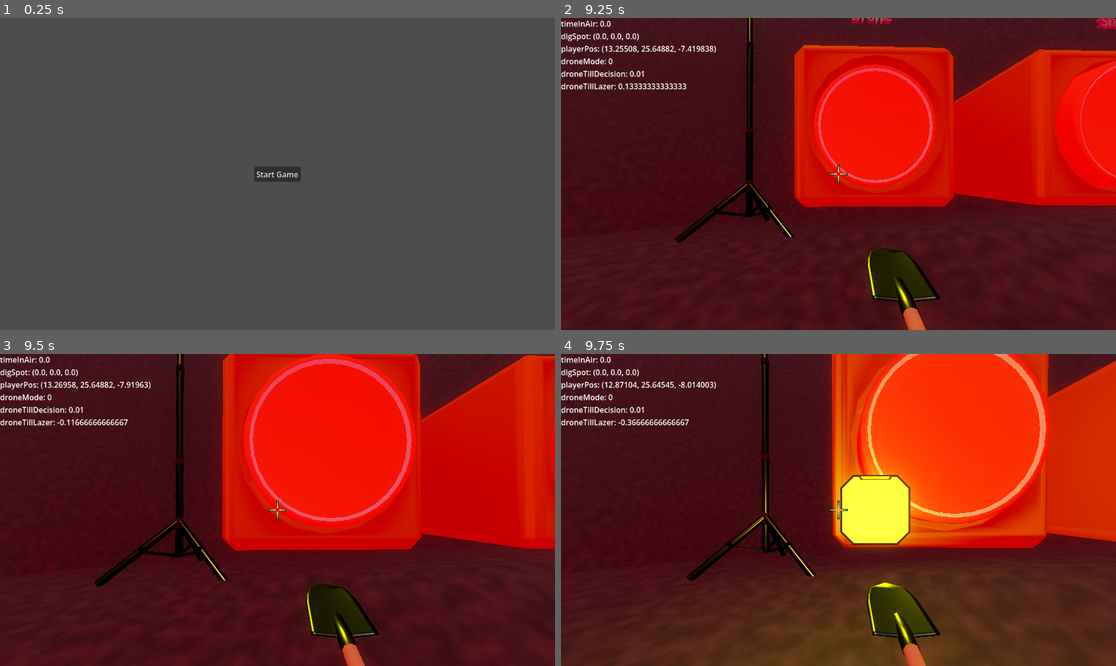
Above: before the commit, frames 1-4 (two rows, left to right).
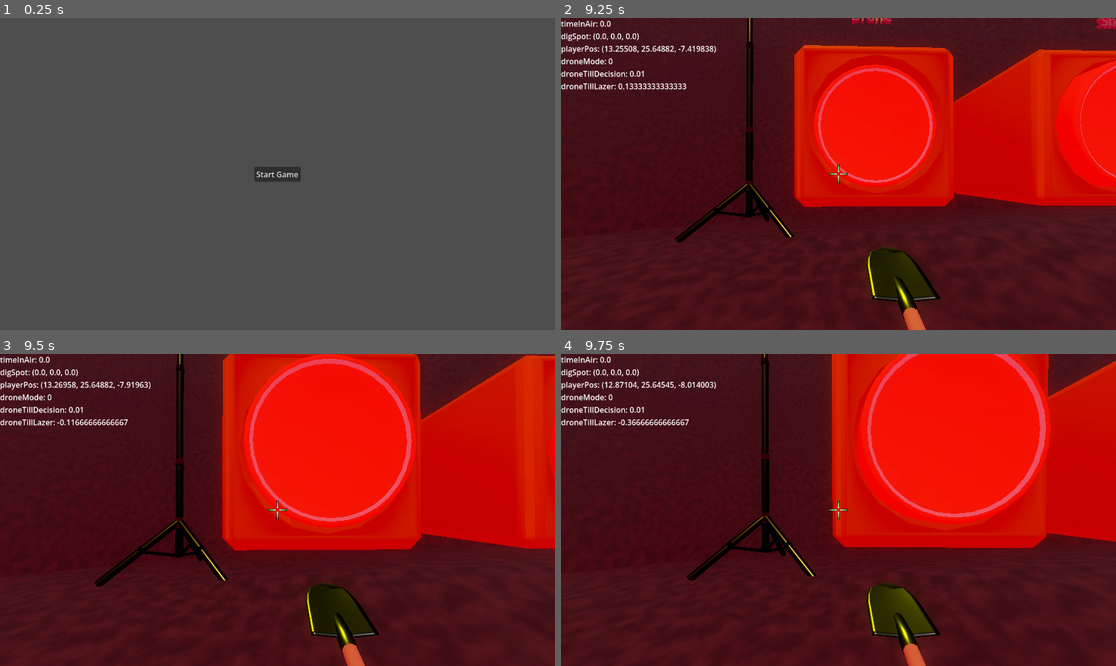
Above: after the commit, the same moments.

Repository: adamgiles1/digging-game
Game: Godot game, scene res://MainMenu.tscn
Same seed, same stepped clock (60 frames per second), same inputs: the game is played once before the commit and once after it.
Inputs (mouse positions are in pixels of both pictures, inside the frame that each line leads up to):
- Up to frame 1 (0.25 s): no input
- Up to frame 2 (9.25 s): click "Start Game" at 0.5 s; tap Enter (ui_accept) at 1.25, 2.3, 2.85, 4.55, 5.1, 6.8, 8.1, 9.05 s; move the mouse to (866, 174) at 1.27 s; hold W (forward) 1.28-6.53 s; click (866, 174) at 1.35 s; tap Space (jump) at 1.52, 2.27, 3.77, 4.52, 5.27, 6.77, 7.52, 8.27 s; right-click (866, 174) at 1.55 s; move the mouse to (810, 174) at 2.02 s; right-click (810, 174) at 2.1 s; move the mouse to (849, 167) at 2.77 s; click (849, 167) at 3.05 s; move the mouse to (832, 180) at 3.52 s; click (832, 180) at 3.6 s; right-click (832, 180) at 3.8 s; move the mouse to (877, 177) at 4.27 s; right-click (877, 177) at 4.35 s; move the mouse to (794, 170) at 5.02 s; click (794, 170) at 5.3 s; move the mouse to (844, 174) at 5.77 s; hold Shift 5.78-6.53 s; right-click (844, 174) at 6.05 s; move the mouse to (816, 167) at 6.52 s; hold D (right) 6.53-7.28 s; click (816, 167) at 6.6 s; move the mouse to (866, 174) at 7.27 s; hold W (forward) from 7.28 s (still down); right-click (866, 174) at 7.35 s; click (866, 174) at 7.55 s; move the mouse to (810, 174) at 8.02 s; right-click (810, 174) at 8.3 s; move the mouse to (849, 167) at 8.77 s; click (849, 167) at 8.85 s
- Up to frame 3 (9.5 s): keep holding W (forward)
- Up to frame 4 (9.75 s): move the mouse to (832, 516) at 9.52 s; release W (forward) at 9.53 s; hold A (left) from 9.53 s (still down); right-click (832, 516) at 9.6 s

Frames 1-3 are identical in both runs. In frame 4, 40% of the frame differs, in the area x 18-100%, y 0-100%.

Commit message:
Minecart improvements

Diff:
--- a/Game.tscn
+++ b/Game.tscn
@@ -109,6 +109,6 @@
 omni_range = 20.0
 
 [node name="Minecart" parent="." unique_id=497628601 instance=ExtResource("6_r0x5m")]
-transform = Transform3D(-4.371139e-08, 0, 1, 0, 1, 0, -1, 0, -4.371139e-08, 6.259908, 26.174631, 39.02667)
+transform = Transform3D(-2.1855694e-08, 0, 0.5, 0, 0.5, 0, -0.5, 0, -2.1855694e-08, 6.259908, 25.603157, 39.02667)
 
 [editable path="cave"]
--- a/GameManager.gd
+++ b/GameManager.gd
@@ -14,6 +14,8 @@
 var voxel_ground: MarchingCubes
 
 var shovel_size: float = .3
+
+var player_money: int = 0
 
 # Called when the node enters the scene tree for the first time.
 func _ready() -> void:
@@ -73,8 +75,7 @@
 	var light: Node3D = preload("res://items/lighting/PlaceableLight.tscn").instantiate()
 	add_child(light)
 	light.global_position = pos
-	var look_at := pos + normal
-	light.look_at(look_at)
+	light.look_at(pos + normal)
 
 func get_random_coordinate_of_dirt() -> Vector2:
 	return Vector2(randf_range(dirt_x_neg_edge, dirt_x_pos_edge), randf_range(dirt_z_neg_edge, dirt_z_pos_edge))
@@ -87,17 +88,14 @@
 	return thrown
 
 func get_rocks_by_sphere(pos: Vector3, radius: float) -> Array[Rock]:
-	print("checking with radius: ", radius)
 	var query := PhysicsShapeQueryParameters3D.new()
 	query.transform = Transform3D(Basis(), pos)
-	print("query location: ", query.transform)
 	query.collision_mask = 4
 	query.shape = SphereShape3D.new()
 	query.shape.radius = radius - .1
 
 	var rocks = get_world_3d().direct_space_state.intersect_shape(query, 100)
 
-	print("found ", len(rocks), " rocks")
 	if len(rocks) > 0:
 		print(rocks[0])
 
@@ -117,3 +115,7 @@
 		Signals.ButtonAction.SHOVEL_UPGRADE:
 			print("shovel size increasing")
 			shovel_size += .3
+
+func add_money(amt: int) -> void:
+	player_money += amt
+	Debug.log("money", player_money)
--- a/equipment/drones/drone.gd
+++ b/equipment/drones/drone.gd
@@ -21,7 +21,6 @@
 var mode: DroneMode = DroneMode.SPAWNING :
 	set(value):
 		mode = value
-		print("value set to: %s" % value)
 
 # Called when the node enters the scene tree for the first time.
 func _ready() -> void:
--- a/items/Minecart.tscn
+++ b/items/Minecart.tscn
@@ -34,6 +34,17 @@
 tracks/0/interp = 1
 tracks/0/loop_wrap = true
 tracks/0/keys = PackedFloat32Array(0, 1, 0, 0, 0, 2, 1, -30, 0, 0, 3, 1, -30, 0, 0, 5, 1, 0, 0, 0)
+tracks/1/type = "method"
+tracks/1/imported = false
+tracks/1/enabled = true
+tracks/1/path = NodePath(".")
+tracks/1/interp = 1
+tracks/1/loop_wrap = true
+tracks/1/keys = {
+"times": PackedFloat32Array(),
+"transitions": PackedFloat32Array(),
+"values": []
+}
 
 [sub_resource type="AnimationLibrary" id="AnimationLibrary_dunho"]
 _data = {
@@ -41,12 +52,30 @@
 &"deposit": SubResource("Animation_2bmu5")
 }
 
+[sub_resource type="BoxShape3D" id="BoxShape3D_2bmu5"]
+size = Vector3(3.75, 2, 2)
+
 [node name="Minecart" type="Node3D" unique_id=497628601]
+transform = Transform3D(0.5, 0, 0, 0, 0.5, 0, 0, 0, 0.5, 0, 0, 0)
 script = ExtResource("1_2bmu5")
 
 [node name="minecart" parent="." unique_id=888676558 instance=ExtResource("2_dunho")]
 
+[node name="Collision" parent="minecart" index="2" unique_id=1633989559]
+visible = false
+
 [node name="AnimationPlayer" type="AnimationPlayer" parent="." unique_id=879935313]
 libraries/ = SubResource("AnimationLibrary_dunho")
 
+[node name="DepositPoint" type="Marker3D" parent="." unique_id=1867001016]
+transform = Transform3D(1, 0, 0, 0, 1, 0, 0, 0, 1, 0, 2, 0)
+
+[node name="Area3D" type="Area3D" parent="." unique_id=57863760]
+collision_layer = 32
+collision_mask = 0
+monitoring = false
+
+[node name="CollisionShape3D" type="CollisionShape3D" parent="Area3D" unique_id=565607160]
+shape = SubResource("BoxShape3D_2bmu5")
+
 [editable path="minecart"]
--- a/items/minecart.gd
+++ b/items/minecart.gd
@@ -1,10 +1,13 @@
-extends Node3D
+class_name Minecart extends Node3D
 
 @onready
 var minecart: Node3D = $minecart
 
 @onready
 var axels: Array[Node3D] = [$minecart/Axel, $minecart/Axel_001]
+
+@onready
+var deposit_point: Marker3D = $DepositPoint
 
 var last_x_pos: float = 0.0
 
@@ -15,13 +18,25 @@
 
 # Called every frame. 'delta' is the elapsed time since the previous frame.
 func _physics_process(delta: float) -> void:
-	if Input.is_action_just_pressed("ui_accept"):
-		$AnimationPlayer.play("deposit", -1, .1)
 	if minecart.global_position.x != last_x_pos:
 		print("yes")
 		rotate_wheels(minecart.global_position.x - last_x_pos)
 		last_x_pos = minecart.global_position.x
 
+func deposit(inventory: Inventory) -> void:
+	print("depositing")
+	# spawn each rock on a delay over minecart
+	for rock: Rock in inventory.stored_rocks:
+		rock.deposit(deposit_point.global_position)
+		await get_tree().create_timer(1.0).timeout
+
+	inventory.clear_rocks()
+	$AnimationPlayer.play("deposit", -1, .5)
+
+func _handle_deposit_finished() -> void:
+	print("rocks finished depositing")
+	Signals.rock_deposit_finished.emit()
+
 func rotate_wheels(distance: float) -> void:
 	for axel: Node3D in axels:
-		axel.rotate_z(distance / 10)
+		axel.rotate_z(distance)
--- a/items/rock.gd
+++ b/items/rock.gd
@@ -7,6 +7,7 @@
 var rock_name: String = "uh oh"
 
 var is_dug_close := false
+var is_depositing := false
 var no_ground_below := false
 
 # Called when the node enters the scene tree for the first time.
@@ -23,7 +24,6 @@
 		queue_free()
 
 func check_if_dug_out() -> void:
-	print("checking if rock is dug out")
 	var query := PhysicsShapeQueryParameters3D.new()
 	query.transform = Transform3D(Basis(), global_position)
 	query.collision_mask = 0b01
@@ -51,6 +51,18 @@
 func collect(inventory: Inventory) -> void:
 	print("collecting rock")
 	inventory.add_rock(self)
+	global_position = Vector3(1000, 1000, 1000)
+	freeze = true
+
+func deposit(pos: Vector3) -> void:
+	linear_velocity = Vector3.ZERO
+	global_position = pos
+	freeze = false
+	is_depositing = true
+	Signals.rock_deposit_finished.connect(finish_deposit)
+
+func finish_deposit() -> void:
+	Globals.game_manager.add_money(value)
 	queue_free()
 
 func is_nothing_below() -> bool:
--- a/player/Player.tscn
+++ b/player/Player.tscn
@@ -57,7 +57,8 @@
 
 [node name="InteractRay" type="RayCast3D" parent="Camera3D" unique_id=1268251187]
 target_position = Vector3(0, 0, -4)
-collision_mask = 37
+collision_mask = 36
+collide_with_areas = true
 
 [node name="DigRay" type="RayCast3D" parent="Camera3D" unique_id=186075973]
 target_position = Vector3(0, 0, -4)
--- a/player/player.gd
+++ b/player/player.gd
@@ -82,6 +82,15 @@
 				rock.collect(inventory)
 				still_has_input = false
 				input_cd = .2
+			if interact_ray.get_collider().owner is Minecart:
+				print("depositing")
+				var minecart: Minecart = interact_ray.get_collider().owner
+				if len(inventory.stored_rocks) > 0:
+					minecart.deposit(inventory)
+				input_cd = .2
+			print("hit: ", interact_ray.get_collider())
+			print("is: ", interact_ray.get_collider() is Minecart)
+
 		if Input.is_action_just_pressed("interact_alt"):
 			place_light()
 		if Input.is_action_just_pressed("interact") && dig_ray.is_colliding() && still_has_input:
@@ -102,10 +111,10 @@
 	return player_speed
 
 func place_light() -> void:
-	if !interact_ray.is_colliding():
+	if !dig_ray.is_colliding():
 		return
-	var point: Vector3 = interact_ray.get_collision_point()
-	var normal: Vector3 = interact_ray.get_collision_normal()
+	var point: Vector3 = dig_ray.get_collision_point()
+	var normal: Vector3 = dig_ray.get_collision_normal()
 	game_manager.spawn_light_at(point, normal)
 
 func is_player_stuck() -> bool:
--- a/scripts/Inventory.gd
+++ b/scripts/Inventory.gd
@@ -1,15 +1,22 @@
 class_name Inventory extends RefCounted
 
 var capacity: int = 5
-var stored_rocks: Array[String] = []
+var stored_rocks: Array[Rock] = []
 var total_value: int = 0
 
 func add_rock(rock: Rock) -> bool:
 	if len(stored_rocks) >= capacity:
 		return false
 
-	stored_rocks.append(rock.rock_name)
+	stored_rocks.append(rock)
 	total_value += rock.value
+	update_count()
+	return true
+
+func clear_rocks() -> void:
+	stored_rocks.clear()
+	update_count()
+
+func update_count() -> void:
 	Debug.log("RocksStored", len(stored_rocks))
 	Debug.log("RockValue", total_value)
-	return true
--- a/scripts/marching_cubes_generator.gd
+++ b/scripts/marching_cubes_generator.gd
@@ -106,12 +106,12 @@
 					voxel_grid.write(x, y, z, 0.5)
 
 func remove_at_spot(world_spot: Vector3, _radius: float, power: float) -> void:
-	print("digging voxel mesh at: ", world_spot)
+	#print("digging voxel mesh at: ", world_spot)
 	var spot = world_spot / VOXEL_SIZE
 	var radius = _radius / VOXEL_SIZE
 	var world_to_chunk = global_pos_to_chunk(world_spot)
 	if !chunks.has(world_to_chunk):
-		print("digging outside of bounds ignored")
+		#print("digging outside of bounds ignored")
 		return
 
 	# iterate over all voxels which are radius away on one dimension
@@ -136,12 +136,12 @@
 				else:
 					pass#print("found coordinate too far to impact: ", possible_coord)
 
-	print("found %s dirty chunks" % len(dirty_chunks))
+	#print("found %s dirty chunks" % len(dirty_chunks))
 	generate_dirty_chunks()
 	Signals.ground_changed.emit()
 
 func generate_dirty_chunks() -> void:
-	print("generating dirty chunks")
+	#print("generating dirty chunks")
 	for pos: Vector3i in dirty_chunks.keys():
 		generate_chunk(pos)
 
--- a/signals.gd
+++ b/signals.gd
@@ -4,3 +4,5 @@
 signal purchase_button_pressed(button_action: ButtonAction)
 
 signal ground_changed
+
+signal rock_deposit_finished
